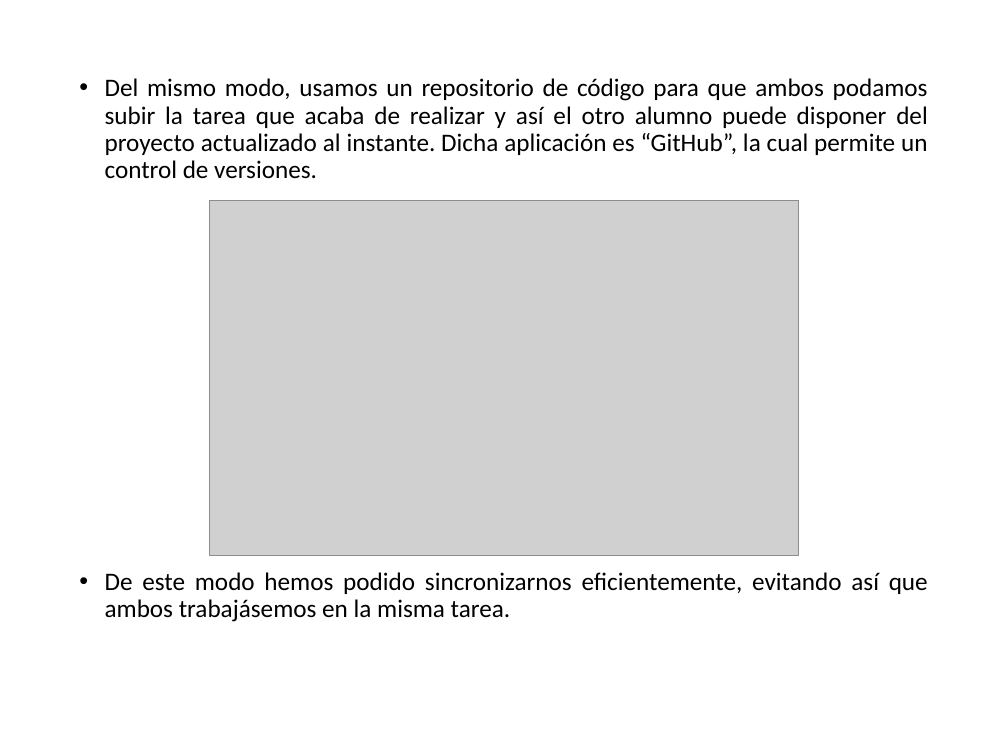
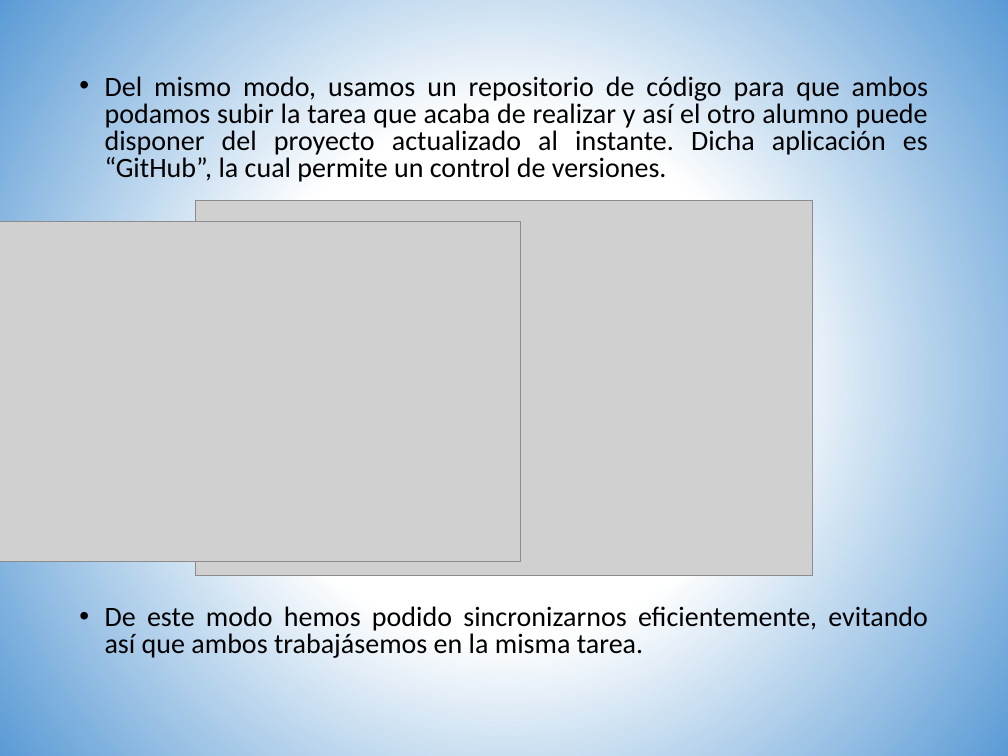
Before and after one commit to neglato/001_Proyecto_centro_buena, a slide deck: slide 11 of BBDD/exposicion.pptx. Drawn at 1008x756 pixels with LibreOffice and Linux fonts; fonts in the diff are those of the drawing; grey boxes stand for pictures. Boxes give left, top, right and bottom in pixels: in the first picture for what was removed or moved away, otherwise in the second. Text is boxed around its words. In the diff, an @@ line names an element or a change of style, - is before the commit and + after.

```diff
--- a/BBDD/exposicion.pptx
+++ b/BBDD/exposicion.pptx
@@ background #FFFFFF to gradient #FFFFFF to #5B9BD5 @@
@@ text "Del mismo modo, usamos un ..." at [105, 76, 928, 658]: size 18 to 20 pt; line spacing 0.9 to 0.8 @@
@@ picture: place and size @@
-picture at [210, 201, 797, 556]
+picture at [196, 201, 812, 576]
@@ picture added at [0, 221, 521, 561] @@
```
Also in this commit, not shown: 28 other slides changed, 4 slides added, 3 slides removed.
